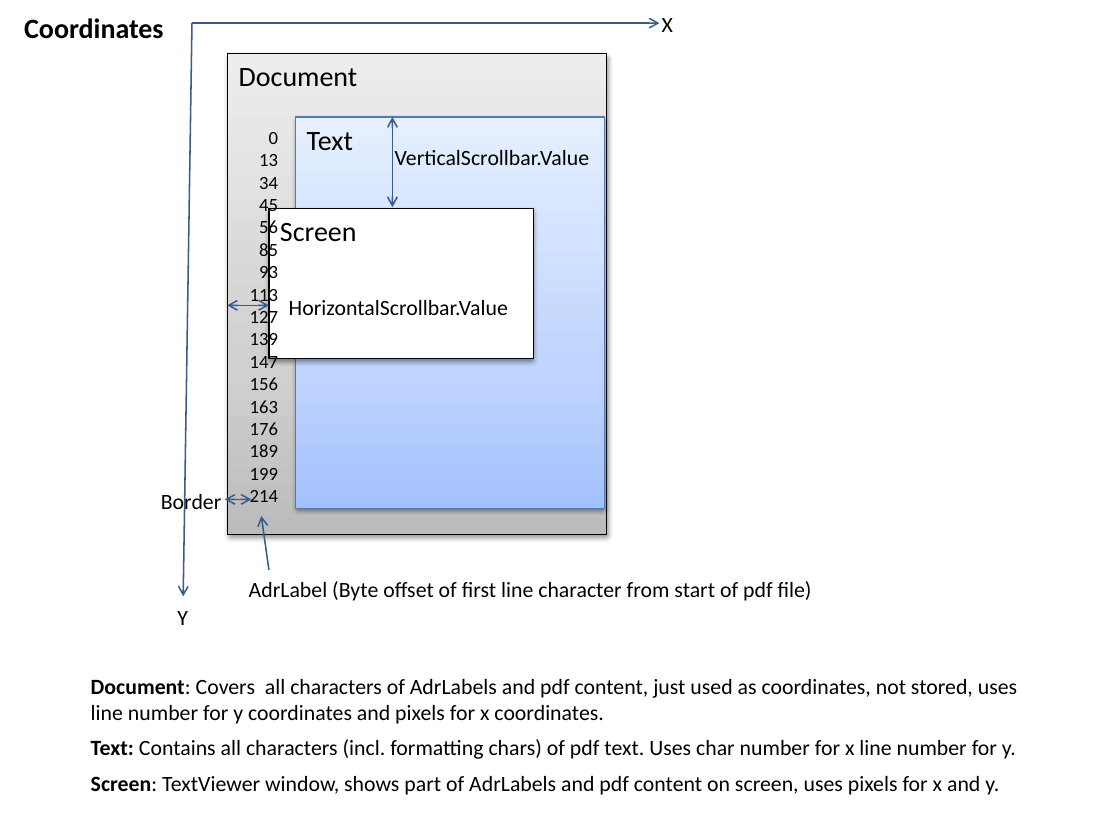
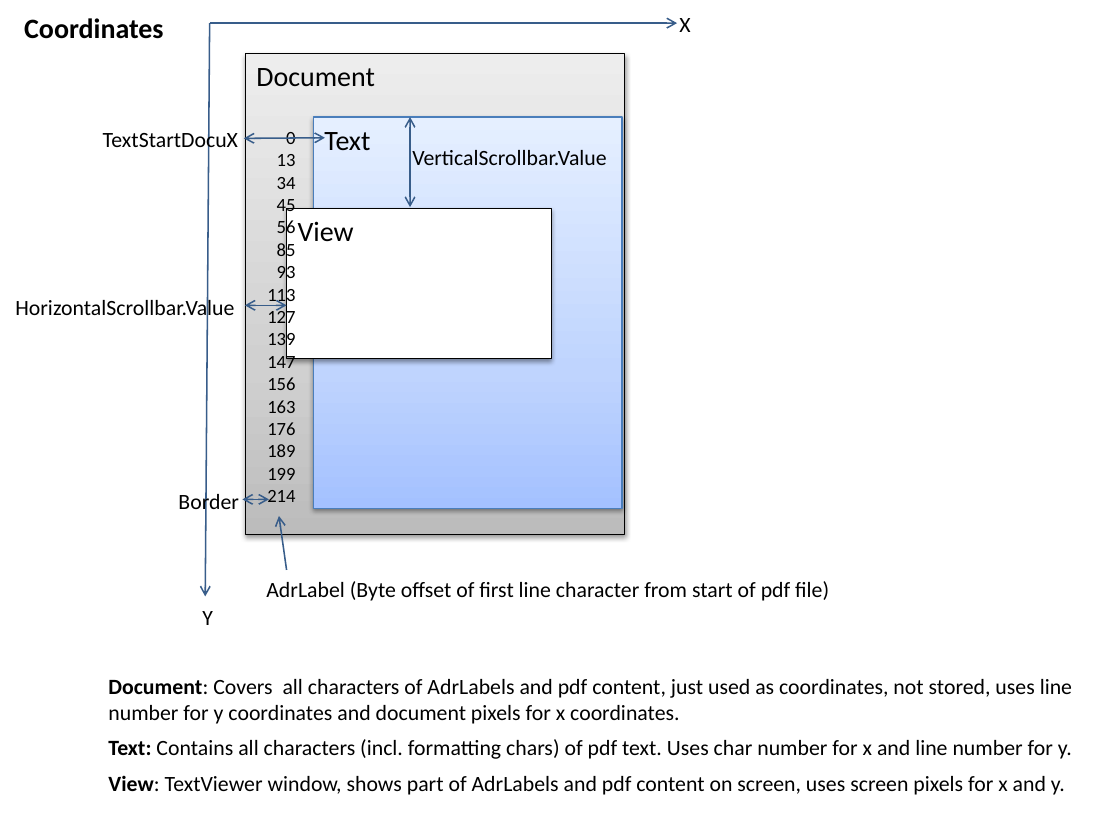
Before and after one commit to PeterHuberSg/PdfParser, a slide deck: slide 12 of PdfParser Design.pptx (slide 16 before the commit). Drawn at 1120x840 pixels with LibreOffice and Linux fonts; fonts in the diff are those of the drawing. Boxes give left, top, right and bottom in pixels: in the first picture for what was removed or moved away, otherwise in the second. Text is boxed around its words. In the diff, an @@ line names an element or a change of style, - is before the commit and + after.

```diff
--- a/PdfParser Design.pptx
+++ b/PdfParser Design.pptx
@@ arrow moved from (192, 24) - (184, 596) to (209, 24) - (205, 596) @@
@@ 2 texts, 1 arrow: place and size @@
-2 texts, 1 arrow at <box>192,24,660,502</box>
+2 texts, 1 arrow at <box>209,24,678,502</box>
@@ text added at <box>103,129,238,154</box>, 14 pt, text #000000 @@
+TextStartDocuX
@@ double arrow added from (325, 138) to (244, 139), #385D8A 1 pt @@
@@ 3 texts, 3 rectangles, 3 double arrows, 1 arrow: place and size @@
-3 texts, 3 rectangles, 3 double arrows, 1 arrow at <box>161,18,812,601</box>
+3 texts, 3 rectangles, 3 double arrows, 1 arrow at <box>178,18,829,601</box>
@@ text in rectangle at <box>298,221,354,241</box>: text changed @@
-Screen
+View
@@ text "HorizontalScrollbar.Value" rewrapped from <box>289,300,508,315</box> to <box>15,296,234,321</box> @@
@@ text "Y": place and size @@
-text "Y" at <box>177,611,188,625</box>
+text "Y" at <box>202,611,213,625</box>
@@ text at <box>108,679,1072,795</box>: text changed @@
-Document: Covers all characters of AdrLabels and pdf content, just used as coordinates, not stored, uses line number for y coordinates and pixels for x coordinates.
-Text: Contains all characters (incl. formatting chars) of pdf text. Uses char number for x line number for y.
-Screen: TextViewer window, shows part of AdrLabels and pdf content on screen, uses pixels for x and y.
+Document: Covers all characters of AdrLabels and pdf content, just used as coordinates, not stored, uses line number for y coordinates and document pixels for x coordinates.
+Text: Contains all characters (incl. formatting chars) of pdf text. Uses char number for x and line number for y.
+View: TextViewer window, shows part of AdrLabels and pdf content on screen, uses screen pixels for x and y.
```
Also in this commit, not shown: 2 other slides changed, 2 slides added, 12 other files.
